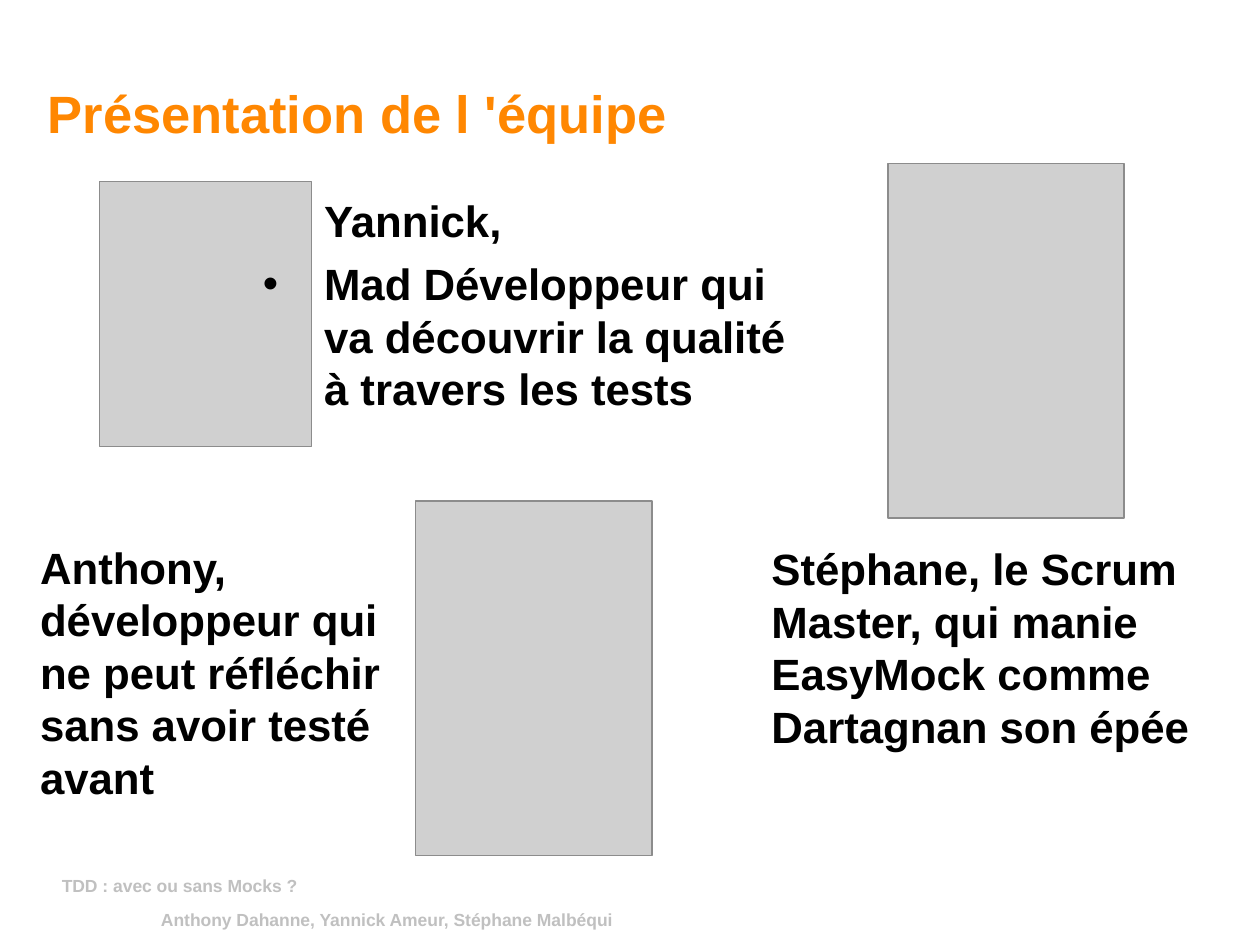
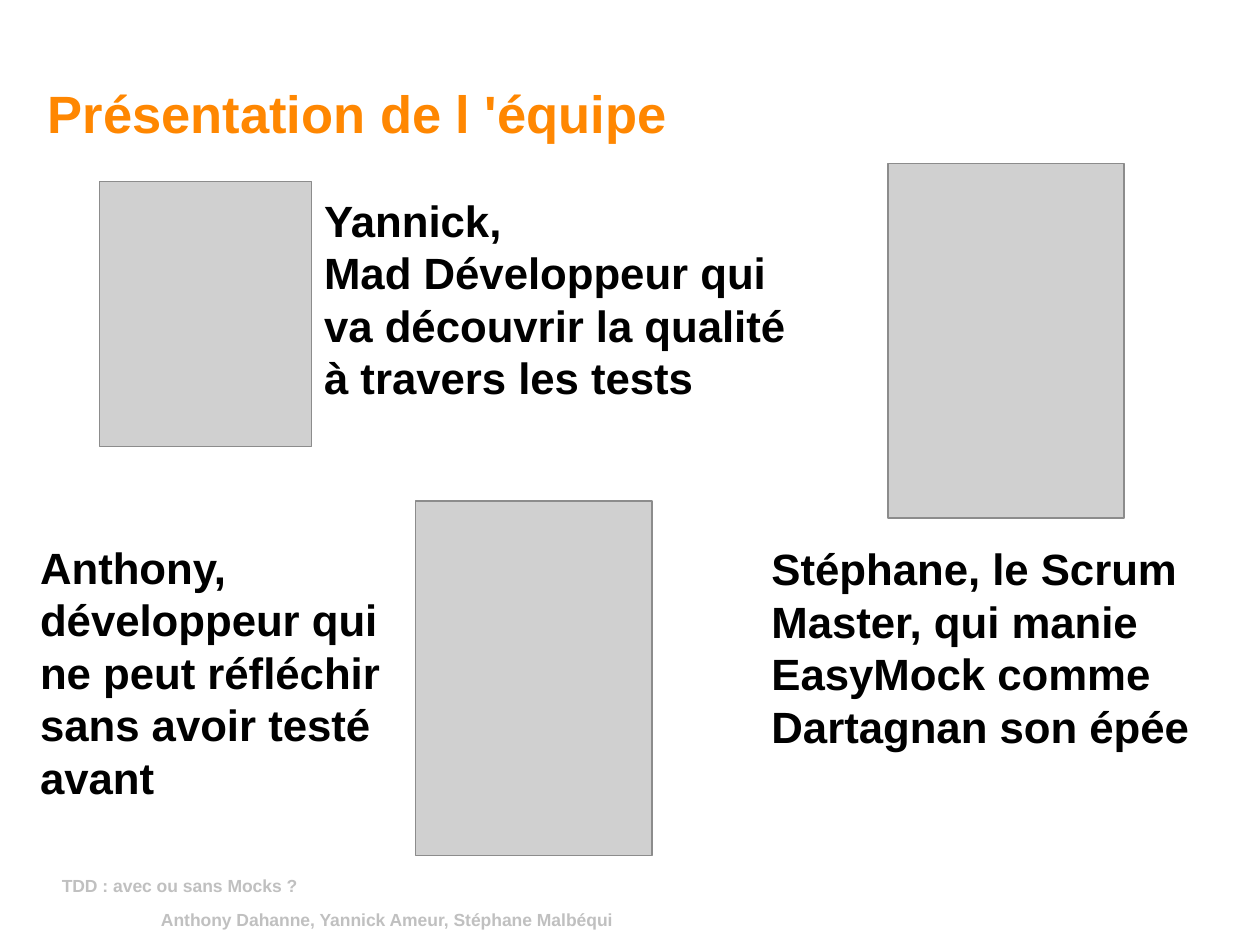
Before and after one commit to yannickameur/tddavecousansmock, a slide deck: slide 2 of tddavecousansmock/tdd_avec_ou_sans_mock.odp. Drawn at 1260x945 pixels with LibreOffice and Linux fonts; fonts in the diff are those of the drawing; grey boxes stand for pictures; background and template pictures are left out. Boxes give left, top, right and bottom in pixels: in the first picture for what was removed or moved away, otherwise in the second. Text is boxed around its words. In the diff, an @@ line names an element or a change of style, - is before the commit and + after.

```diff
--- a/tddavecousansmock/tdd_avec_ou_sans_mock.odp
+++ b/tddavecousansmock/tdd_avec_ou_sans_mock.odp
@@ text at (324,205,785,395): text changed @@
-Yannick,
-• Mad Développeur qui va découvrir la qualité à travers les tests
+Yannick,
+Mad Développeur qui va découvrir la qualité à travers les tests
```
Also in this commit, not shown: 4 other slides changed, 2 slides added, 1 slide removed.
